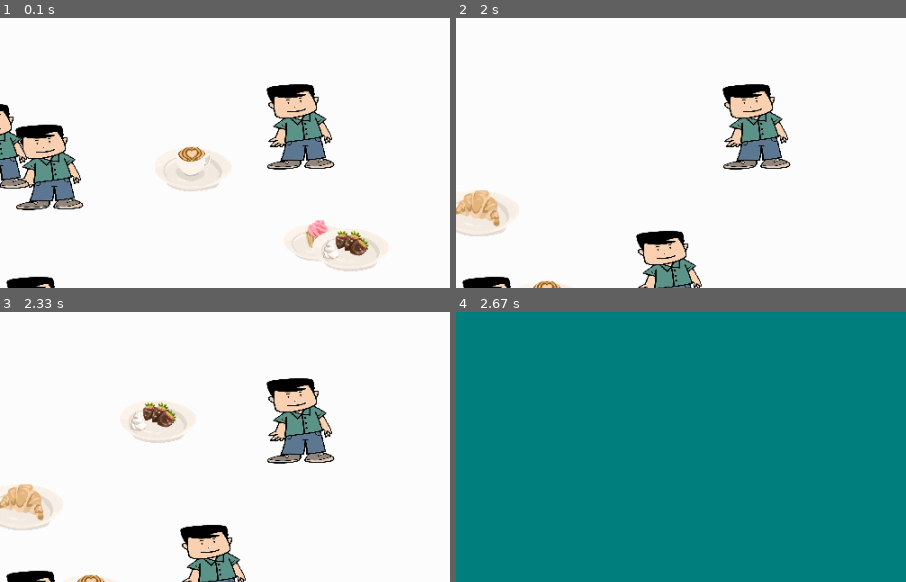
Above: before the commit, frames 1-4 (two rows, left to right).
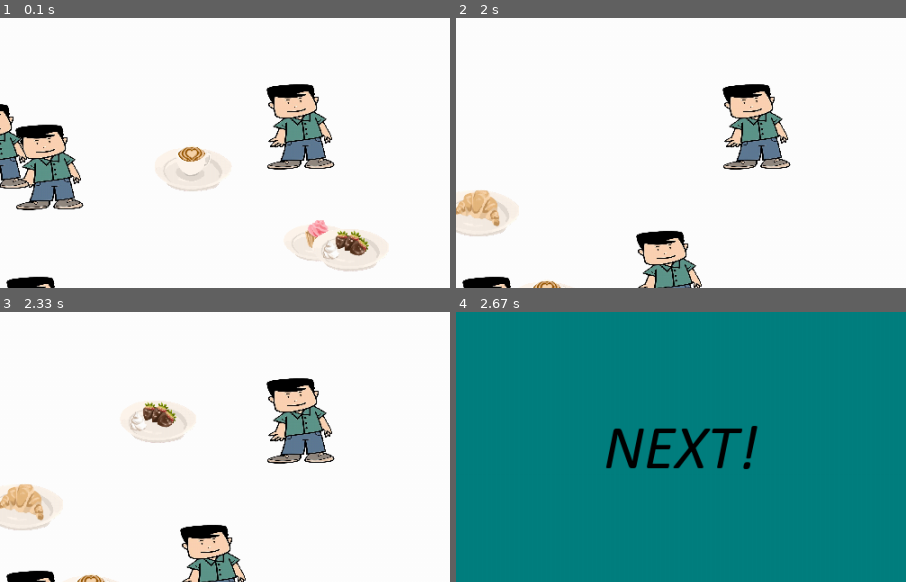
Above: after the commit, the same moments.

Repository: rhit-catapult/pygameproject-caffeinerush
Game: pygame game, started from Task 1.py
The game is run twice, just before and just after one commit, with the same random seed, the same clock (stepped at 60 frames per second) and the same inputs.
Inputs (mouse positions are % of the whole screen's width and height, from its top left):
- Up to frame 1 (0.1 s): no input
- Up to frame 2 (2 s): press the mouse at (50, 56) at 0.37 s; move the mouse to (38, 54) at 0.47 s; release the mouse at (26, 51) at 0.6 s; press the mouse at (61, 65) at 0.7 s; move the mouse to (39, 40) at 0.8 s; release the mouse at (17, 15) at 0.93 s; press the mouse at (39, 29) at 1.03 s; move the mouse to (41, 41) at 1.13 s; release the mouse at (43, 54) at 1.27 s; press the mouse at (61, 65) at 1.37 s; move the mouse to (68, 38) at 1.47 s; release the mouse at (76, 12) at 1.6 s; press the mouse at (42, 82) at 1.7 s; move the mouse to (64, 75) at 1.8 s; release the mouse at (85, 69) at 1.93 s
- Up to frame 3 (2.33 s): press the mouse at (68, 83) at 2.03 s; move the mouse to (64, 52) at 2.13 s; release the mouse at (61, 21) at 2.27 s
- Up to frame 4 (2.67 s): press the mouse at (43, 43) at 2.37 s; move the mouse to (31, 65) at 2.47 s; release the mouse at (20, 87) at 2.6 s
The pictures show only the part of the screen within x 25-75%, y 24-74%; the shares and areas given below are measured in that part.

Frames 1-3 are identical in both runs. In frame 4, 1.9% of the frame differs, in the area x 33-68%, y 42-59%.

Commit message:
test commit

Diff:
--- a/Task 1.py
+++ b/Task 1.py
@@ -113,6 +113,15 @@
                 text_rect = text_surface.get_rect()  # get the rect of the play button
                 text_rect.center = (300, 40)  # centers text
                 screen.blit(text_surface, text_rect.center)
+                task_text2 = "NEXT!"
+                task_text_surface2 = font.render(task_text2, True, (0, 0, 0))
+                task_text_rect2 = task_text_surface2.get_rect(center=(500, 300))
+                screen.blit(task_text_surface2, task_text_rect2)
+                if event.type == pygame.MOUSEBUTTONDOWN:
+                    if task_text_rect2.collidepoint(event.pos):
+                        pygame.quit()
+                        running = False
+                        os.execl(sys.executable, sys.executable, "Task 2.py")
 
 
                 pygame.display.update()
--- a/Task 2.py
+++ b/Task 2.py
@@ -107,7 +107,7 @@
             if remaining_time < 1:
                 screen.fill(pygame.Color('red'))
                 task_text = "Task failed!"
-                task_text2 = "You have to retry!"
+                task_text2 = "RETRY!"
                 task_text_surface = task_font.render(task_text, True, (0, 0, 0))
                 task_text_rect = task_text_surface.get_rect(center=(500, 200))
                 task_text_surface2 = task_font.render(task_text2, True, (0,0,0))
